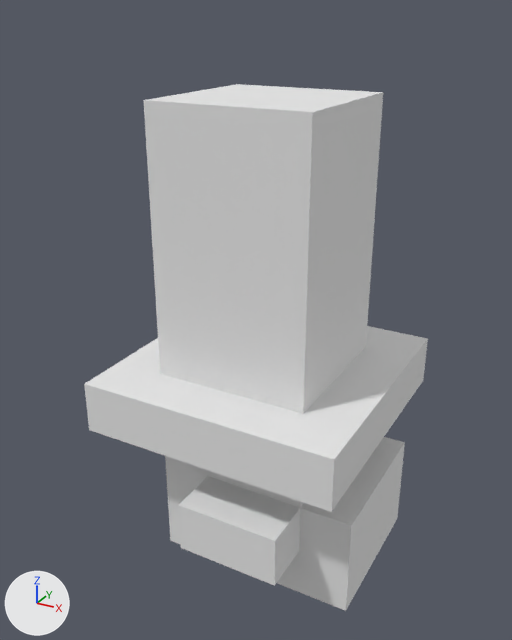
Before and after pictures for a commit that changed the OBJ model Assets/Player Parts/arm2.obj.
The view is the same before and after, from a 50 mm camera at (5.86, -11.11, 10.36) aimed at (-0.17, -0.15, 4.88). The axes (+X, +Y, +Z) are drawn at lower left. The lights are the same throughout. Where no turn or scale is listed for an object, it has been applied to the vertices. Vertices at the same position are counted once.

Names of what the first picture shows: 'arm2'.
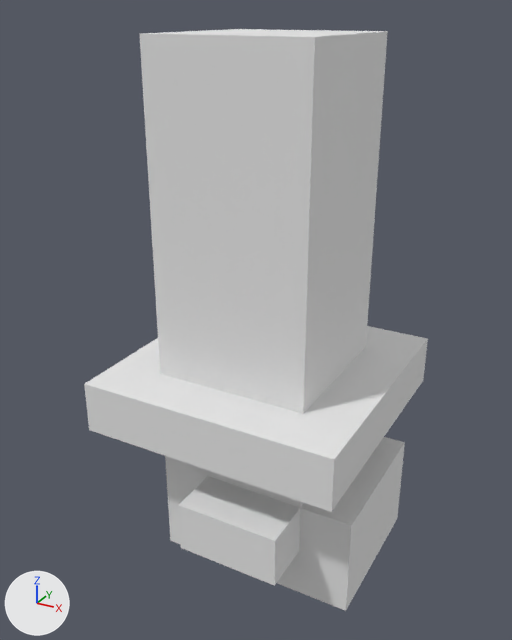
What changed in the scene script:
```text
Change me_arm2:
    where me_arm2.from_pydata(...)  # 35 vertices, 66 faces; spans x -2.5..2.5, y -2.5..2.5, z 0.0..9.0
    used by ob_arm2; location = (0.0, 0.0, 0.0)
    before: 10 (-1.5, -1.5, 9.0) at pixel (143, 100), 11 (-1.5, 1.5, 9.0) at pixel (236, 84), 25 (1.5, -1.5, 9.0) at pixel (312, 112), 26 (1.5, 1.5, 9.0) at pixel (383, 92)
    me_arm2 part 1
    add for i in [10, 11, 25, 26]: me_arm2.vertices[i].co += Vector((0.0, 0.0, 1.0))
```

Pixel boxes (x1, y1, x2, y2) of what changed, in the pictures (512 x 640 px; the box of a moved part takes in the faces that stretch with it):
'arm2', reshaped (10% taller): before (84, 84, 428, 611); after (84, 29, 428, 611)
part 1 of me_arm2, moved or reshaped: before (144, 84, 383, 115); after (140, 29, 388, 115)
